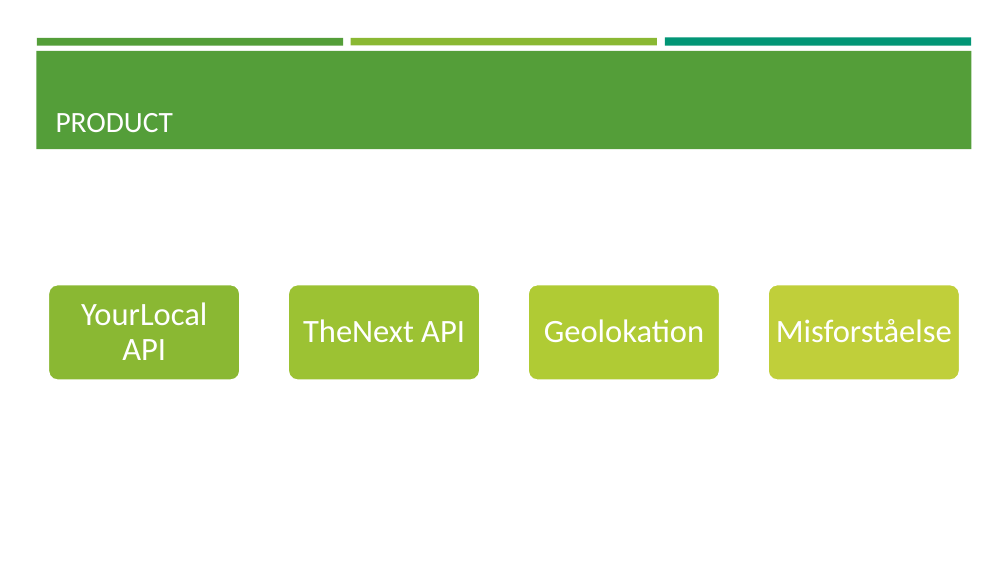
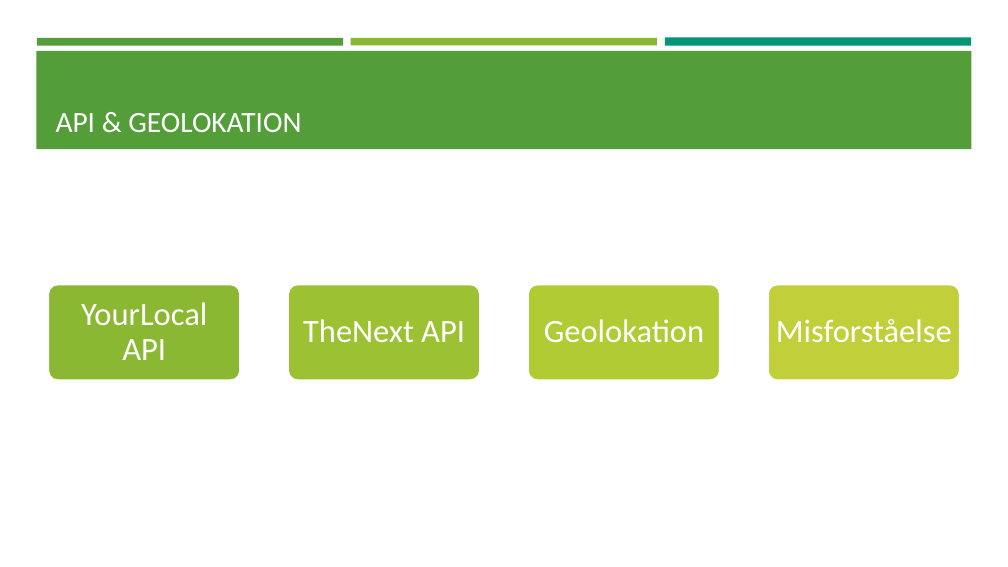
Before and after one commit to C-Strunge/3.SemesterSWD-Eksamen.Final, a slide deck: slide 4 of The Next præsentation.pptx. Drawn at 1008x567 pixels with LibreOffice and Linux fonts; fonts in the diff are those of the drawing. Boxes give left, top, right and bottom in pixels: in the first picture for what was removed or moved away, otherwise in the second. Text is boxed around its words. In the diff, an @@ line names an element or a change of style, - is before the commit and + after.

```diff
--- a/The Next præsentation.pptx
+++ b/The Next præsentation.pptx
@@ title at [56, 113, 301, 132]: text changed @@
-PRODUCT
+API & GEOLOKATION
```
Also in this commit, not shown: 3 other slides changed.
